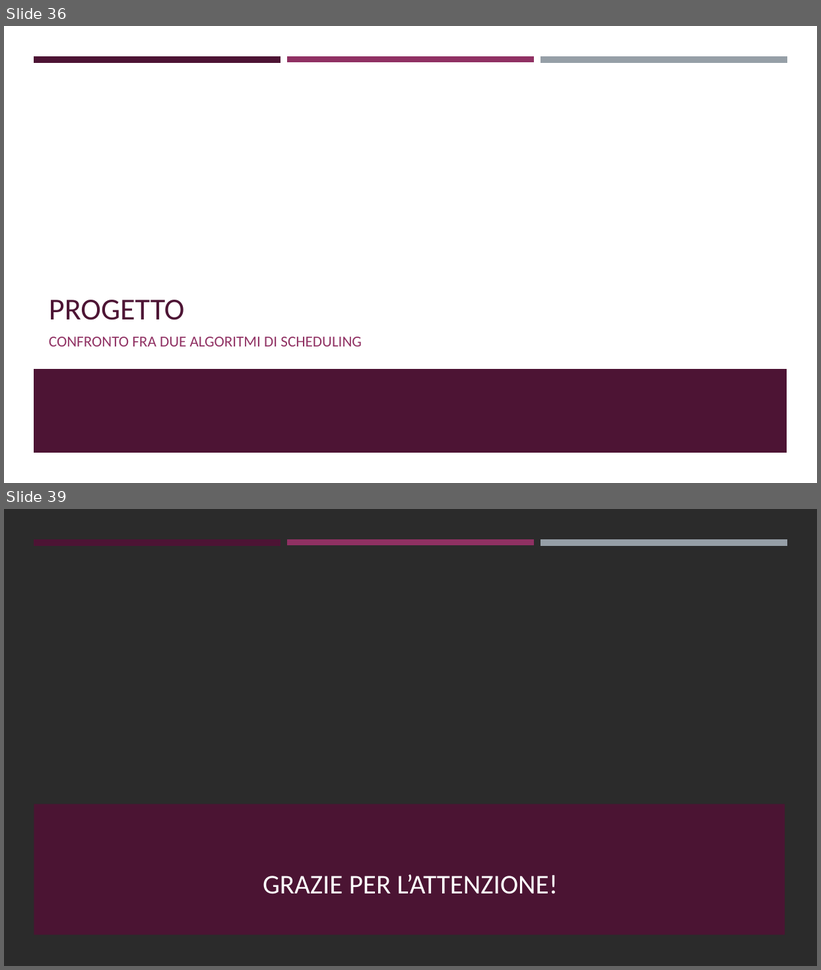
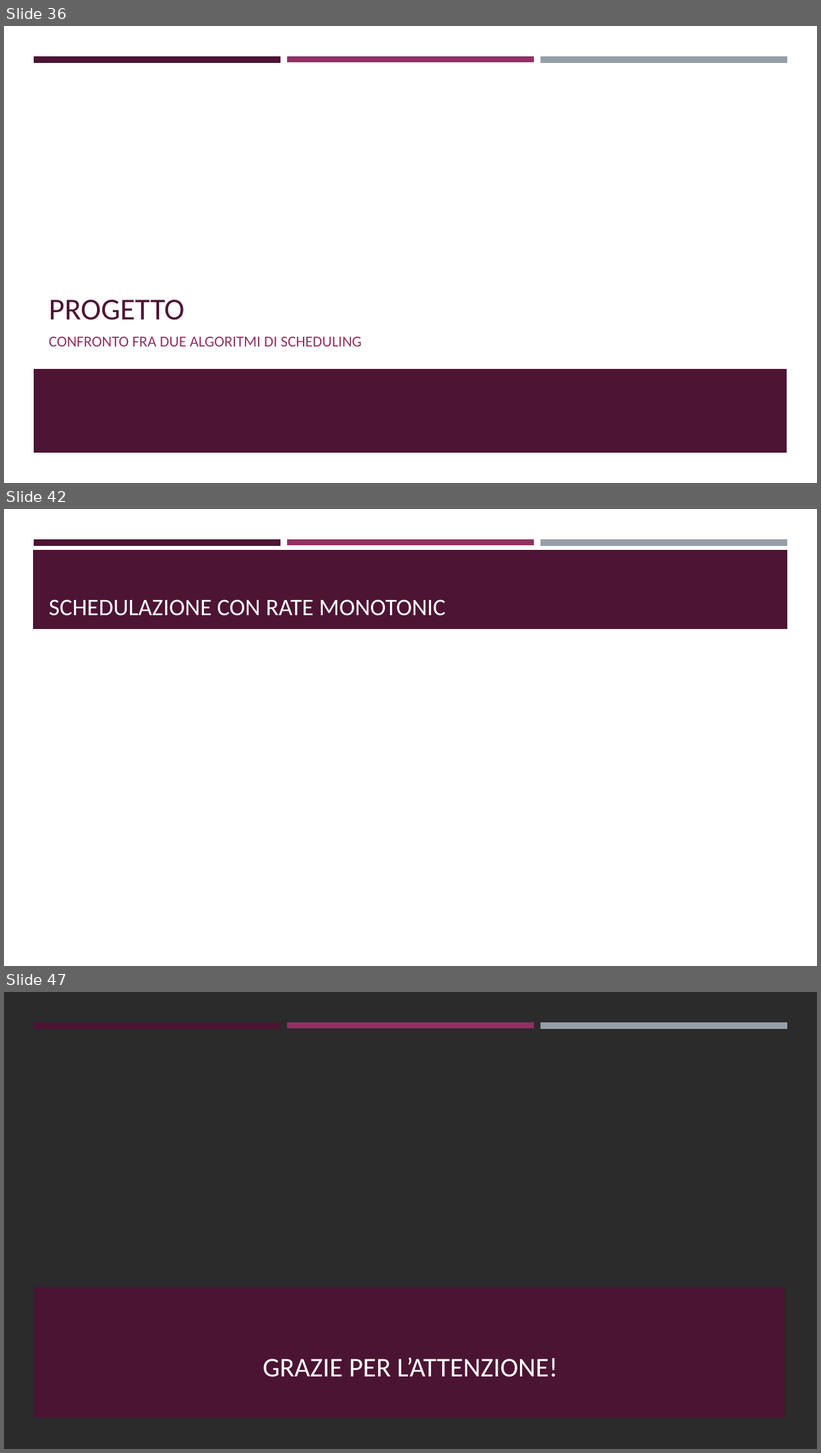
Before and after one commit to ivochan/SchedulingExercise, a slide deck: Algoritmi di scheduling real-time.odp. Shown one above the other, each under a label of ours: slides 36 and 39 before the commit, slides 36, 42 and 47 after it; the slides between them are not shown. The pictures are 821x970 and 821x1453 pixels, drawn with LibreOffice and Linux fonts; fonts in the diff are those of the drawing; background and template pictures are left out; a plain dark background stands for a picture behind light text. Boxes give left, top, right and bottom in pixels: in the first picture for what was removed or moved away, otherwise in the second. Text is boxed around its words. In the diff, an @@ line names an element or a change of style, - is before the commit and + after.

```diff
--- a/Algoritmi di scheduling real-time.odp
+++ b/Algoritmi di scheduling real-time.odp
@@ slide 42 added at [4,509,817,966], background #FFFFFF; not listed: 3 template elements that a slide beside it also shows @@
@@ freeform shape added at [33,550,788,629], fill #4D1434 @@
@@ title added at [49,599,446,616], 28 pt, text #FFFFFF @@
+SCHEDULAZIONE CON RATE MONOTONIC
@@ what was slide 39 is now slide 47 @@
```
Also in this commit, not shown: 9 other slides added, 2 slides removed, 5 other files.
